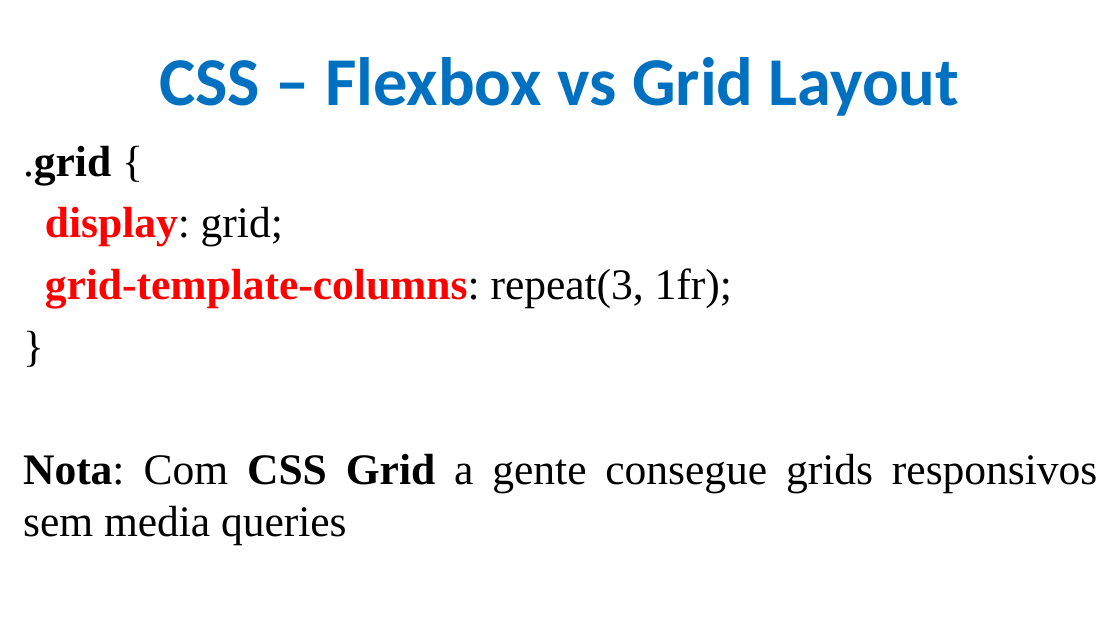
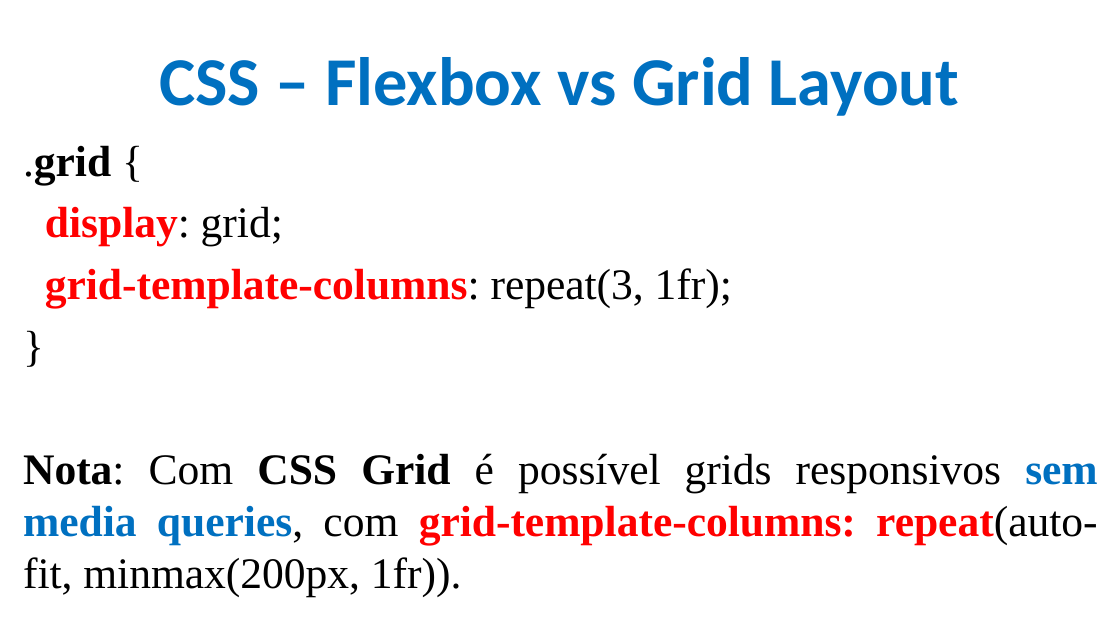
Before and after one commit to CloudEducationBrazil/WydenDesenvolvimentoWebJAVA, a slide deck: slide 13 of 01 Classes/frontend/Aula 06 Desenvolvimento de Software Java - CSS.pptx (slide 31 before the commit). Drawn at 1120x630 pixels with LibreOffice and Linux fonts; fonts in the diff are those of the drawing; background and template pictures are left out. Boxes give left, top, right and bottom in pixels: in the first picture for what was removed or moved away, otherwise in the second. Text is boxed around its words. In the diff, an @@ line names an element or a change of style, - is before the commit and + after.

```diff
--- a/01 Classes/frontend/Aula 06 Desenvolvimento de Software Java - CSS.pptx
+++ b/01 Classes/frontend/Aula 06 Desenvolvimento de Software Java - CSS.pptx
@@ text at <box>23,453,1097,597</box>: text changed @@
-Nota: Com CSS Grid a gente consegue grids responsivos sem media queries
+Nota: Com CSS Grid é possível grids responsivos sem media queries, com grid-template-columns: repeat(auto-fit, minmax(200px, 1fr)).
```
Also in this commit, not shown: 8 other slides changed, 14 slides added, 18 slides removed, 38 other files.
